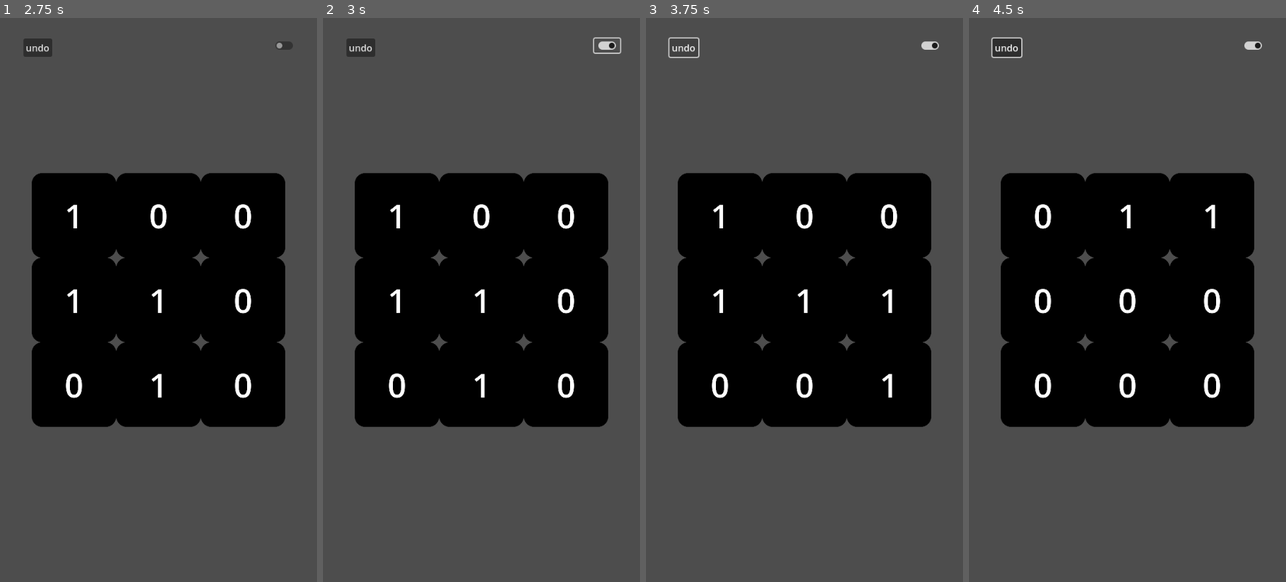
Above: before the commit, frames 1-4 (left to right).
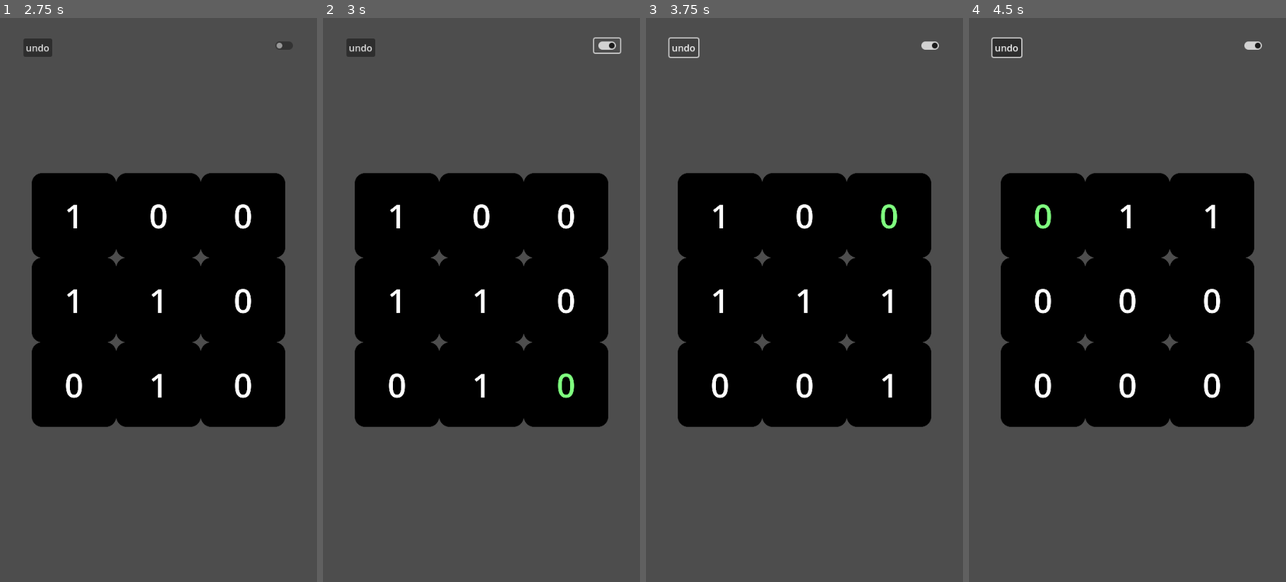
Above: after the commit, the same moments.

Repository: SytonK/off-bit
Game: Godot game, scene res://scenes/UI/menus/main menu/main_menu.tscn
Two runs of this game, one before a commit and one after it. Both use one fixed random seed, a clock stepped at 60 frames per second and the inputs below.
Inputs (mouse positions are in pixels of both pictures, inside the frame that each line leads up to):
- Up to frame 1 (2.75 s): click "Base mode" at 0.5 s; click "Toturial" at 1.25 s; click "3x3" at 2 s
- Up to frame 2 (3 s): click (608, 46) at 2.75 s
- Up to frame 3 (3.75 s): click "undo" at 3.5 s
- Up to frame 4 (4.5 s): tap Enter at 4.25 s; drag from (1041, 215) to (1041, 384) at 4.27 s

Frame 1 is identical in both runs. In frame 2, 0.1% of the frame differs, in the area x 73-80%, y 62-68%; in frame 3, 0.1%; in frame 4, 0.1%.

Commit message:
feat/hints init ui

Diff:
--- a/scenes/UI/hint/hint.tscn
+++ b/scenes/UI/hint/hint.tscn
@@ -6,3 +6,5 @@
 offset_right = 44.0
 offset_bottom = 24.0
 script = ExtResource("1_q8gel")
+
+[connection signal="toggled" from="." to="." method="_on_toggled"]
--- a/scripts/grid/grid.gd
+++ b/scripts/grid/grid.gd
@@ -10,7 +10,7 @@
 @export var width: int = 3
 @export var modulo: int = 2
 
-var _cells: Array[Array] #Array[Array[Cell]]
+var cells: Array[Array] #Array[Array[Cell]]
 var num_of_on_bits: int = 0
 
 func _ready() -> void:
@@ -20,10 +20,10 @@
 
 
 func _init_grid() -> void:
-	_cells.resize(width)
+	cells.resize(width)
 
 	for x in width:
-		_cells[x].resize(height)
+		cells[x].resize(height)
 
 		var x_position: float = float(-width + 1) / 2 + x
 
@@ -36,7 +36,7 @@
 			new_cell.cell_pressed.connect(_on_cell_pressed)
 			add_child(new_cell)
 
-			_cells[x][y] = new_cell
+			cells[x][y] = new_cell
 
 func _on_cell_pressed(index: Vector2i) -> void:
 	cycle_cells(index)
@@ -73,14 +73,14 @@
 	assert(index.x >= 0 && index.x < width && index.y >= 0 && index.y < height)
 
 	var val_to_add: int = -1 if !is_undo else 1
-	var old_val = _cells[index.x][index.y].value
+	var old_val = cells[index.x][index.y].value
 
 	if old_val == 0:
 		num_of_on_bits += 1
 
-	_cells[index.x][index.y].value += val_to_add
+	cells[index.x][index.y].value += val_to_add
 
-	if _cells[index.x][index.y].value == 0:
+	if cells[index.x][index.y].value == 0:
 		num_of_on_bits -= 1
 
 
--- a/scripts/hint/hint.gd
+++ b/scripts/hint/hint.gd
@@ -3,6 +3,9 @@
 var grid: Grid: set = _set_grid
 
 var presses: Array[Array] #Array[Array[int]]
+
+var is_on: bool = false
+var current_index: Vector2i = Vector2i(0, 0)
 
 func init_pressed() -> void:
 	presses.resize(grid.width)
@@ -17,7 +20,58 @@
 	var value_to_add: int = -1 if is_undo else 1
 	presses[index.x][index.y] = posmod(presses[index.x][index.y] + value_to_add, grid.modulo)
 
+
+	_hide_hint()
+
+	current_index = index
+
+	if is_on:
+		_show_hint()
+
 func _set_grid(new_grid: Grid) -> void:
 	grid = new_grid
 	init_pressed()
 	grid.cycle.connect(pressed)
+
+
+func _on_toggled(toggled_on: bool) -> void:
+	is_on = toggled_on
+
+	if is_on:
+		_show_hint()
+	else:
+		_hide_hint()
+
+func _show_hint() -> void:
+	var first_index: Vector2i = current_index
+
+	if presses[current_index.x][current_index.y] != 0:
+		grid.cells[current_index.x][current_index.y].modulate = Color(0.5, 1, 0.5)
+		return
+	_hide_hint()
+	_next_index()
+
+	while presses[current_index.x][current_index.y] == 0:
+		_hide_hint()
+		_next_index()
+		if current_index == first_index:
+			return
+		pass
+
+	grid.cells[current_index.x][current_index.y].modulate = Color(0.5, 1, 0.5)
+
+func _hide_hint() -> void:
+	grid.cells[current_index.x][current_index.y].modulate = Color(1, 1, 1)
+
+func _next_index() -> void:
+	var x: int = current_index.x
+	var y: int = current_index.y
+
+	if x + 1 < grid.width:
+		current_index = Vector2i(x + 1,y)
+		return
+	if x + 1 >= grid.width:
+		if y + 1 < grid.height:
+			current_index = Vector2i(0, y + 1)
+		else:
+			current_index = Vector2i(0, 0)
